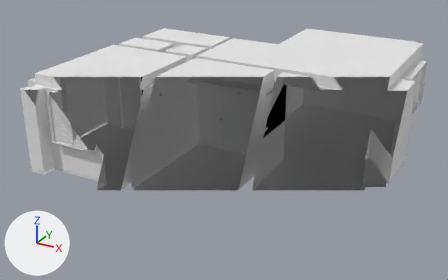
The FBX model Assets/Models/Shantai - Third Floor.fbx: old version first, new version second.
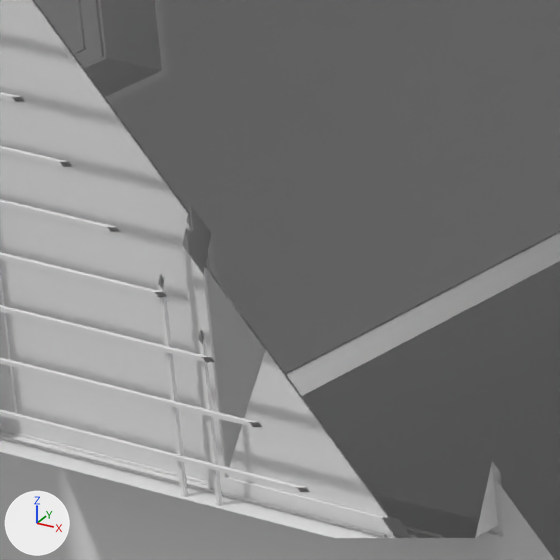
Each version appears first whole from a camera (50 mm lens) standing at (12.77, -10.28, 7.59) and looking at (4.8, 4.21, 0.34), and next in a close-up on the part from 12% to 23% of the width and 37% to 54% of the height. Lighting does not change. The marker at lower left points along +X, +Y and +Z. Everything nearer to the camera than a plane just in front of the edit is cut away. Where no turn or scale is listed for an object, it has been applied to the vertices. Vertices at the same position are counted once.

In view in the first close-up: 'Room Layout', 'Room Window Frame Thin', 'Room Window Frame Wide', 'Room Window Thin Right Glass', 'Room Window Thin Right Sash', 'Room Window Wide Left Glass', 'Room Window Wide Left Sash', 'Room Window Wide Right Glass', 'Room Window Wide Right Sash'.
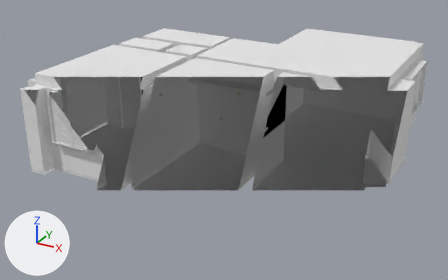
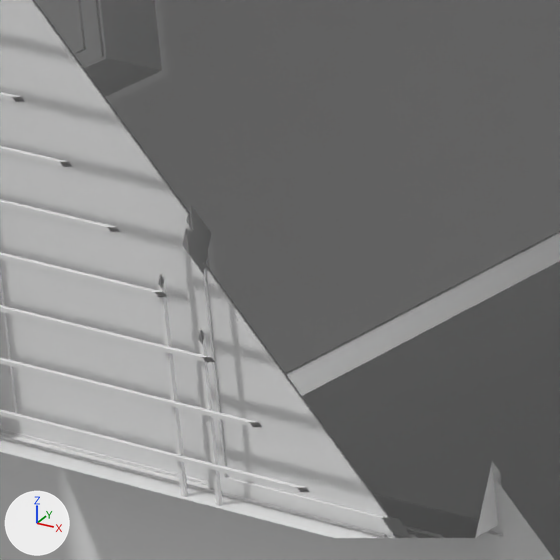
Where the newer file only moved an object's origin or applied its transform, the numbers keep the older frame.

Boxes (x1, y1, x2, y2) around the edits, measured in the close-ups (560 x 560 px):
part 1 of me_room_window_thin_003, built on
    before: (203, 263, 265, 467)

Patch to the scene script:
```diff
--- a/Assets/Models/Shantai - Third Floor.fbx.py
+++ b/Assets/Models/Shantai - Third Floor.fbx.py
@@ me_room_window_thin_003 @@
 me_room_window_thin_003.from_pydata(...)  # 168 vertices, 112 faces; spans x -0.582..0.101, y -0.017..0.005, z -0.707..0.653
 # used by ob_room_window_wide_left_sash; location = (2.779, 0.767, 1.652)
 # verts and faces of me_room_window_thin_003; kept vertices keep their numbers, new ones are numbered from 168
 # before: 24 (-0.534, -0.01, -0.67), 26 (0.053, -0.01, 0.616), 27 (-0.534, -0.01, 0.616), 28 (-0.534, -0.006, 0.616), 29 (-0.534, -0.006, -0.67)
 # before: 31 (0.053, -0.006, 0.616)
+# me_room_window_thin_003 part 1
+delete_faces([(24, 29, 28, 31, 26, 27)])
+faces += [(26, 27, 28, 31), (24, 29, 28, 27)]
 me_room_window_thin_003.materials.append(mat_room_window_wide_left_sash_baked)
```
